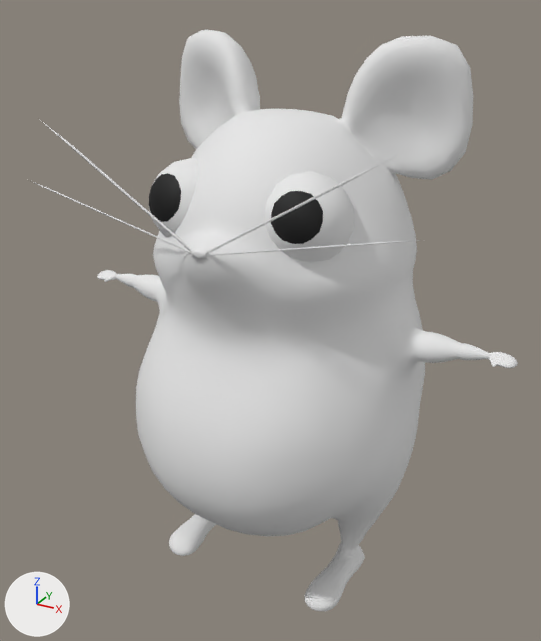
The FBX model TeaTime/Assets/Models/mouse.fbx as it was, and as the next commit left it.
Before and after are seen from a 50 mm camera at (2.52, -4.77, 4.45) aimed at (-0.36, 0.48, 1.83). The axes (+X, +Y, +Z) are drawn at lower left. The lights are the same throughout.

The first picture shows 'smooth'.
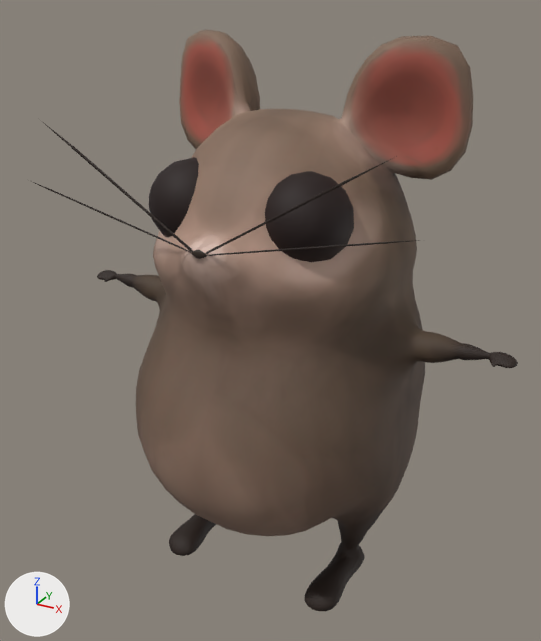
Boxes [x1, y1, x2, y2] around the edits, measured in the pictures (541 x 641 px; the box of a moved part takes in the faces that stretch with it):
'smooth', surface changed (white to brown): [31, 30, 518, 611] in both
part 1 of me_sphere_002, moved or reshaped: [355, 240, 420, 246] in both
part 2 of me_sphere_002, recoloured (grey to black): [149, 173, 323, 244] in both

The change in detail:
Picture 'Brownmouse.png' (img_brownmouse_png) is new.
In material 'Material' (mat_material), base_color is no longer (0.8, 0.8, 0.8), white #e7e7e7.
In material 'Material' (mat_material), texture is now set to img_brownmouse_png.
me_sphere_002 has 4340 vertices, 4341 faces and spans x -1.8..1.8, y -1.2..2.82, z -0.01..4.18.
me_sphere_002 is used by ob_smooth; location (0.0, 0.0, 0.0).
Verts and faces of me_sphere_002; kept vertices keep their numbers, new ones are numbered from 4340.
Before the commit, vertices of me_sphere_002: 2065 (1.21, -1.08, 3.21) at pixel (387, 243), 2066 (1.21, -1.08, 3.22) at pixel (386, 242), 2069 (1.21, -1.08, 3.21) at pixel (387, 243), 2070 (1.43, -1.08, 3.26), 2071 (1.2, -1.08, 3.22) at pixel (386, 241).
Before the commit, vertices of me_sphere_002: 2102 (1.03, -1.09, 3.17) at pixel (355, 245), 2103 (1.03, -1.09, 3.18) at pixel (355, 244), 2106 (1.03, -1.08, 3.17) at pixel (355, 245), 2107 (1.02, -1.08, 3.18) at pixel (355, 243).
Part 1, on me_sphere_002:
Faces deleted: (2069, 2106, 2107, 2071), (2065, 2070, 2066), (2065, 2069, 2070), (2069, 2071, 2070), (2065, 2102, 2106, 2069), (2065, 2066, 2103, 2102).
Vertex 2065 moves to (1.21, -1.08, 3.21), pixel (387, 243).
Vertex 2069 moves to (1.21, -1.08, 3.21), pixel (387, 243).
New faces: (2065, 2106, 2107, 2071), (2066, 2069, 2070), (2065, 2070, 2069), (2065, 2071, 2070), (2065, 2069, 2102, 2106), (2066, 2103, 2102, 2069).
me_sphere_002 part 2: 47 faces spanning x -0.66..0.66, y -0.83..-0.69, z 3.02..3.33 switch from mat_material_001 (black #000000) to mat_material (picture img_brownmouse_png).
